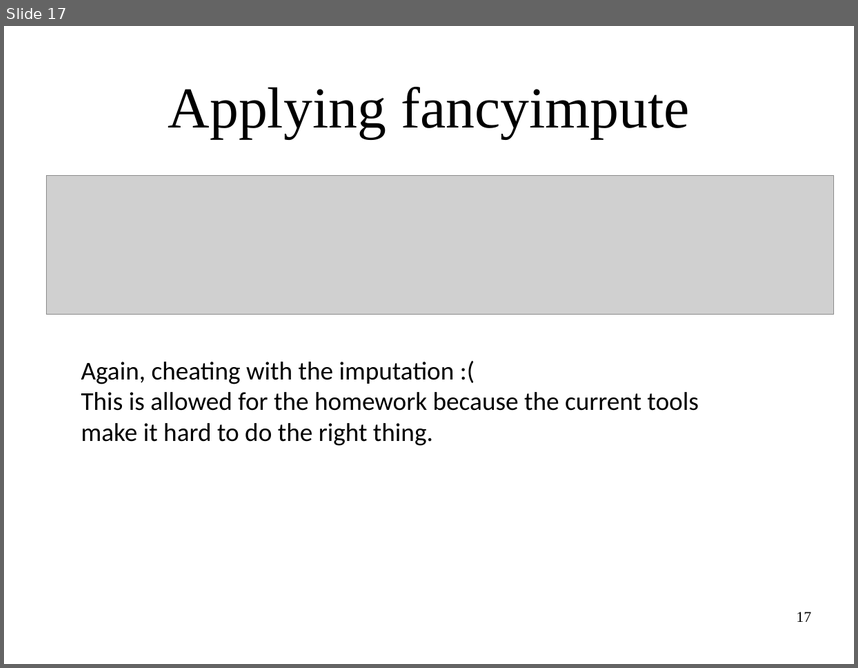
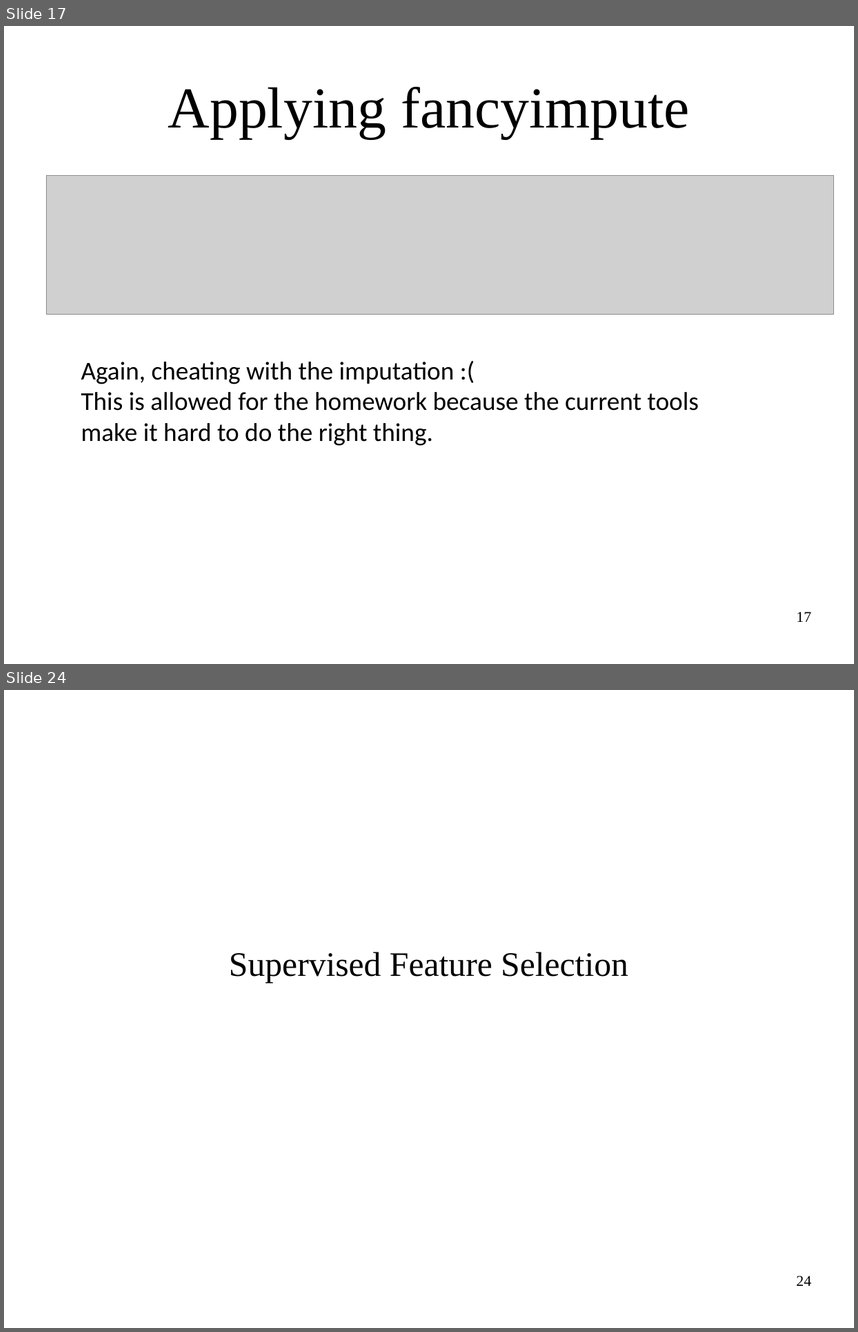
Before and after one commit to amueller/applied_ml_spring_2017, a slide deck: slides/aml-08-021317.odp. Shown one above the other, each under a label of ours: slide 17 before the commit, slides 17 and 24 after it; the slides between them are not shown. The pictures are 858x668 and 858x1332 pixels, drawn with LibreOffice and Linux fonts; fonts in the diff are those of the drawing; grey boxes stand for pictures. Boxes give left, top, right and bottom in pixels: in the first picture for what was removed or moved away, otherwise in the second. Text is boxed around its words. In the diff, an @@ line names an element or a change of style, - is before the commit and + after.

Commit message:
update slides and notebooks  for 08 - feature selection

```diff
--- a/slides/aml-08-021317.odp
+++ b/slides/aml-08-021317.odp
@@ slide 24 added at <box>4,690,854,1328</box>, background #FFFFFF @@
@@ subtitle added at <box>229,952,628,983</box>, 32 pt, text #000000 @@
+Supervised Feature Selection
@@ page number added at <box>796,1275,811,1285</box>, 14 pt, text #000000 @@
+24
```
Also in this commit, not shown: 14 other slides added, 1 other file.
